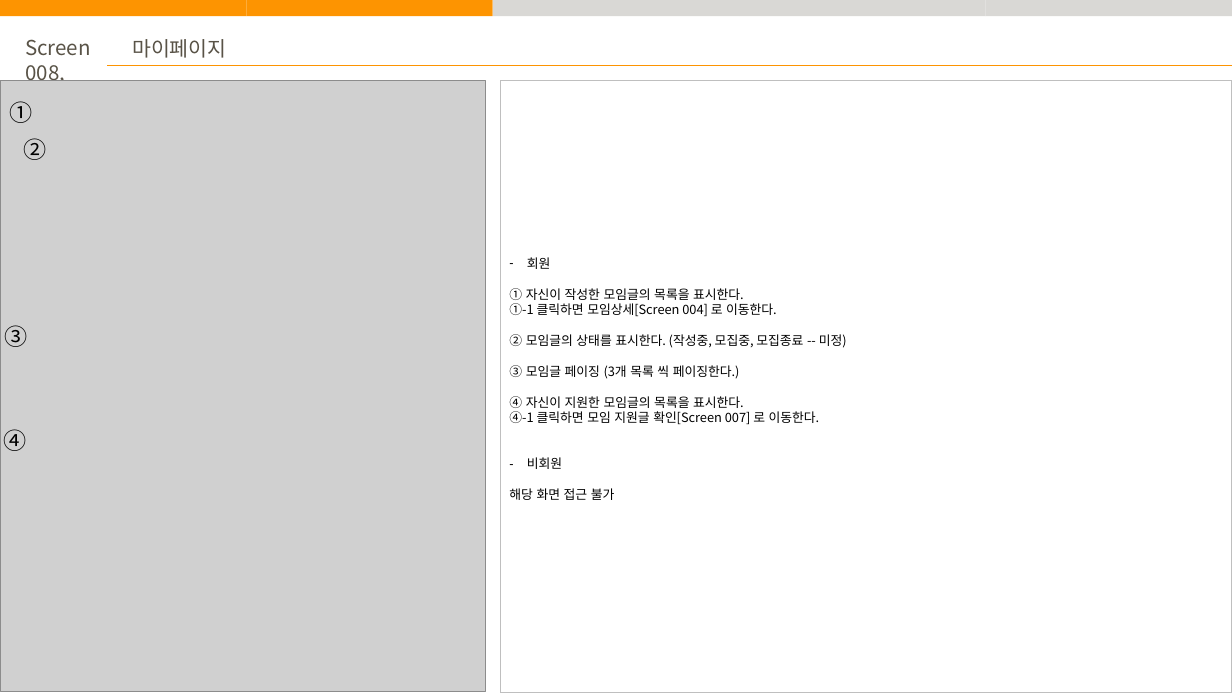
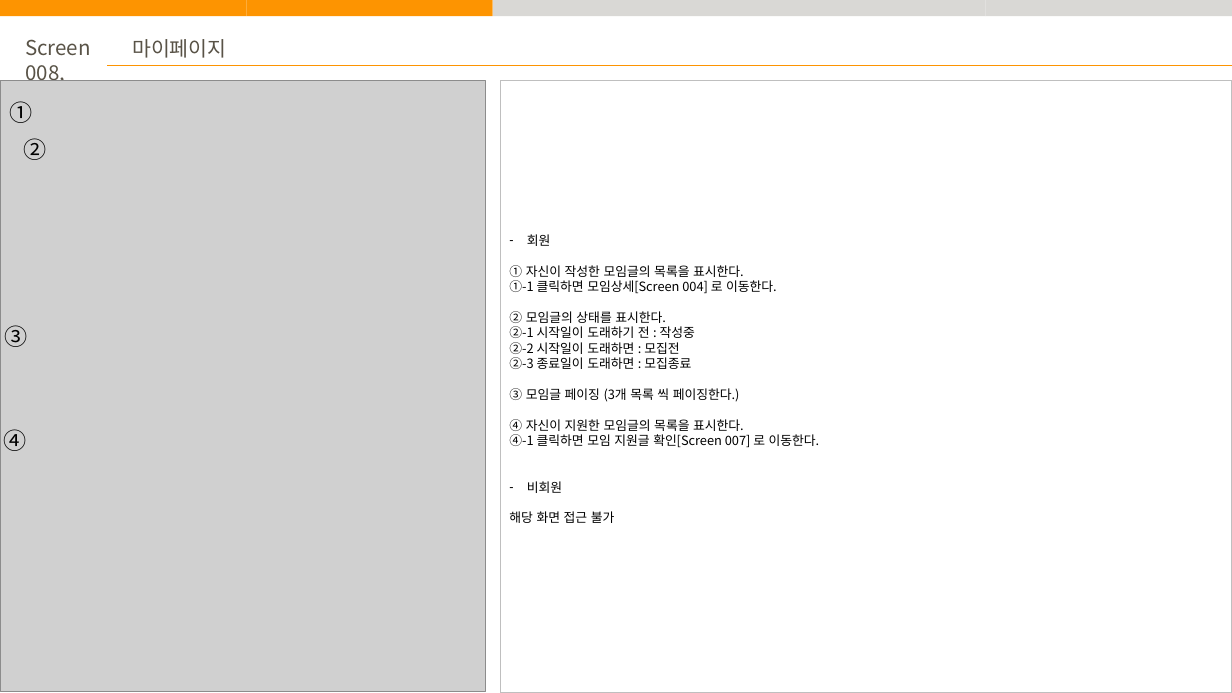
Before and after one commit to ywc-412/stumo_web, a slide deck: slide 10 of doc/1. 화면정의서/STUMO_화면정의서.pptx. Drawn at 1232x693 pixels with LibreOffice and Linux fonts; fonts in the diff are those of the drawing; grey boxes stand for pictures. Boxes give left, top, right and bottom in pixels: in the first picture for what was removed or moved away, otherwise in the second. Text is boxed around its words. In the diff, an @@ line names an element or a change of style, - is before the commit and + after.

```diff
--- a/doc/1. 화면정의서/STUMO_화면정의서.pptx
+++ b/doc/1. 화면정의서/STUMO_화면정의서.pptx
@@ text in rectangle at (509, 311, 695, 369): text changed @@
-② 모임글의 상태를 표시한다. (작성중, 모집중, 모집종료 -- 미정)
+② 모임글의 상태를 표시한다.
+②-1 시작일이 도래하기 전 : 작성중
+②-2 시작일이 도래하면 : 모집전
+②-3 종료일이 도래하면 : 모집종료
```
Also in this commit, not shown: 2 other files.
